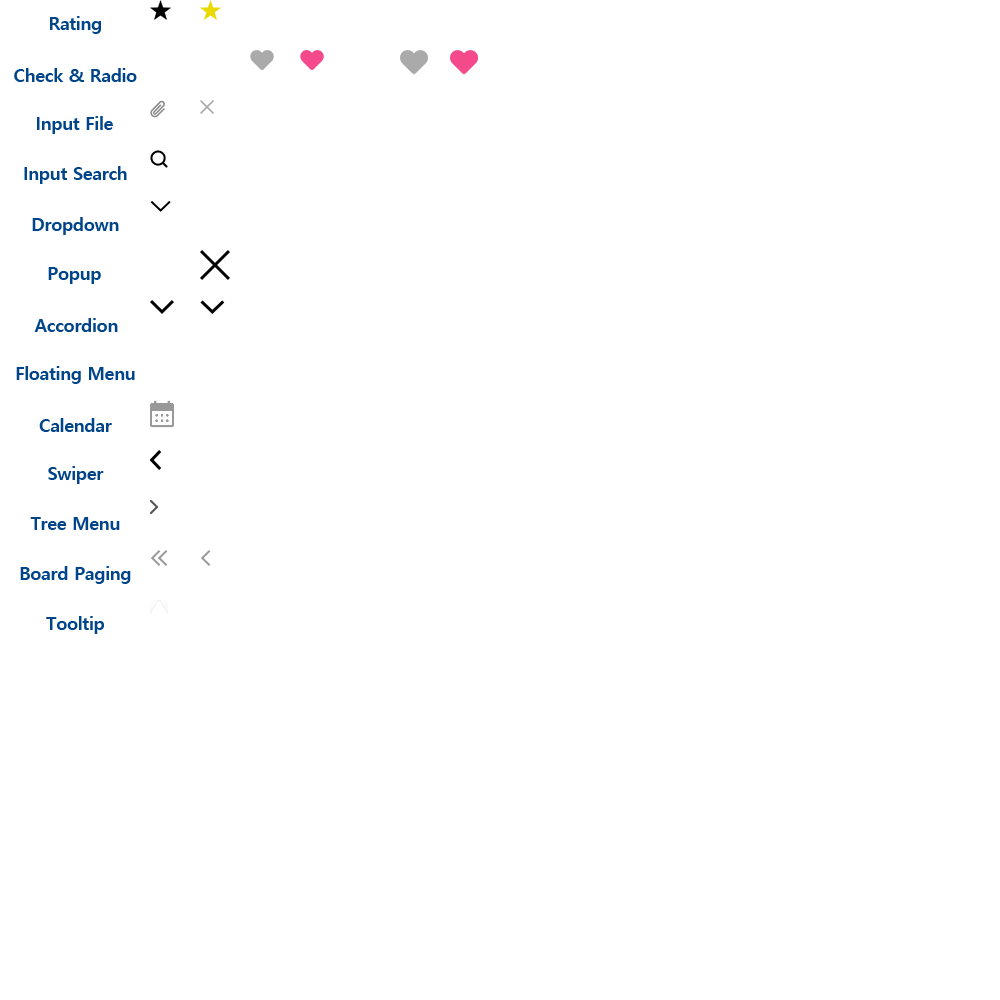
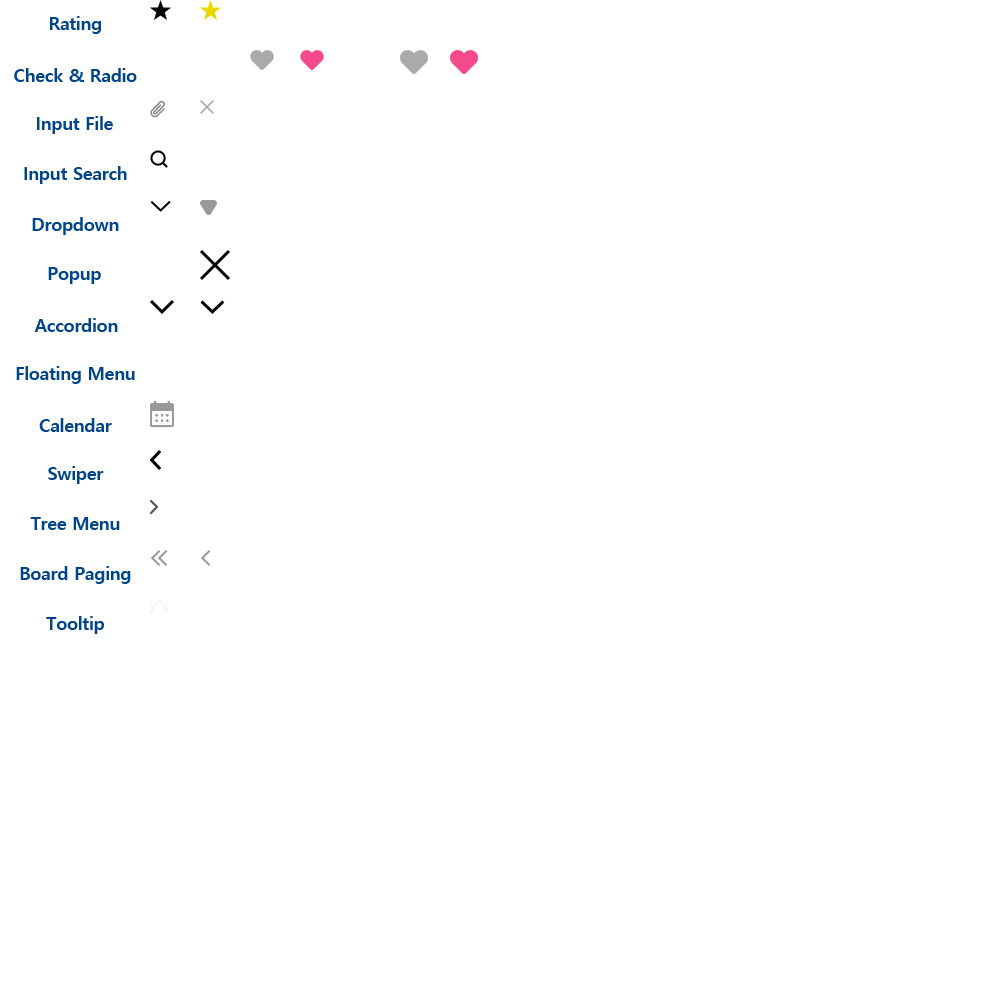
Layered file, before and after one edit (1000×1000). Changes by layer:
added layer "레이어 45" in group "Dropdown" over left=200, top=200, right=217, bottom=215
